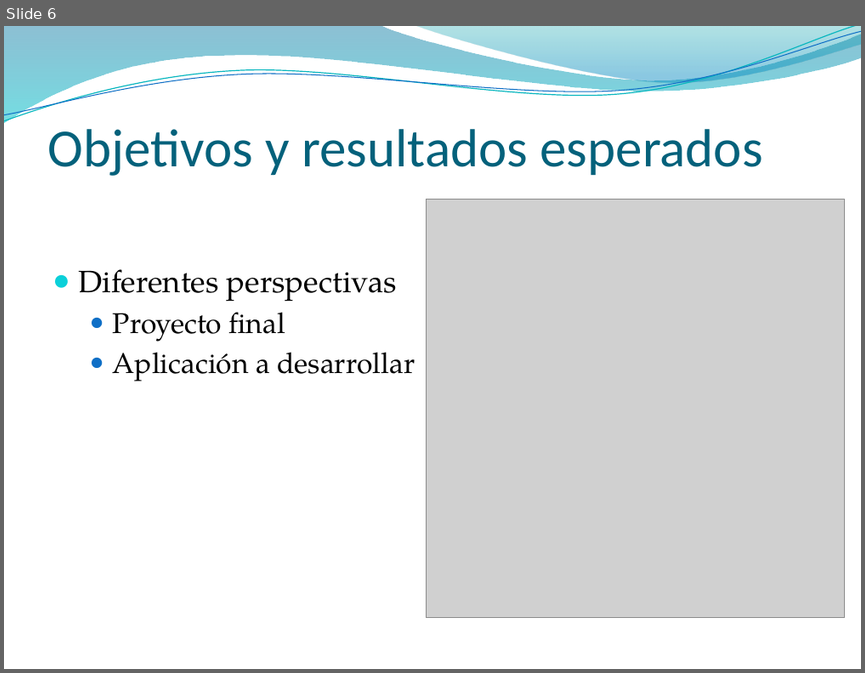
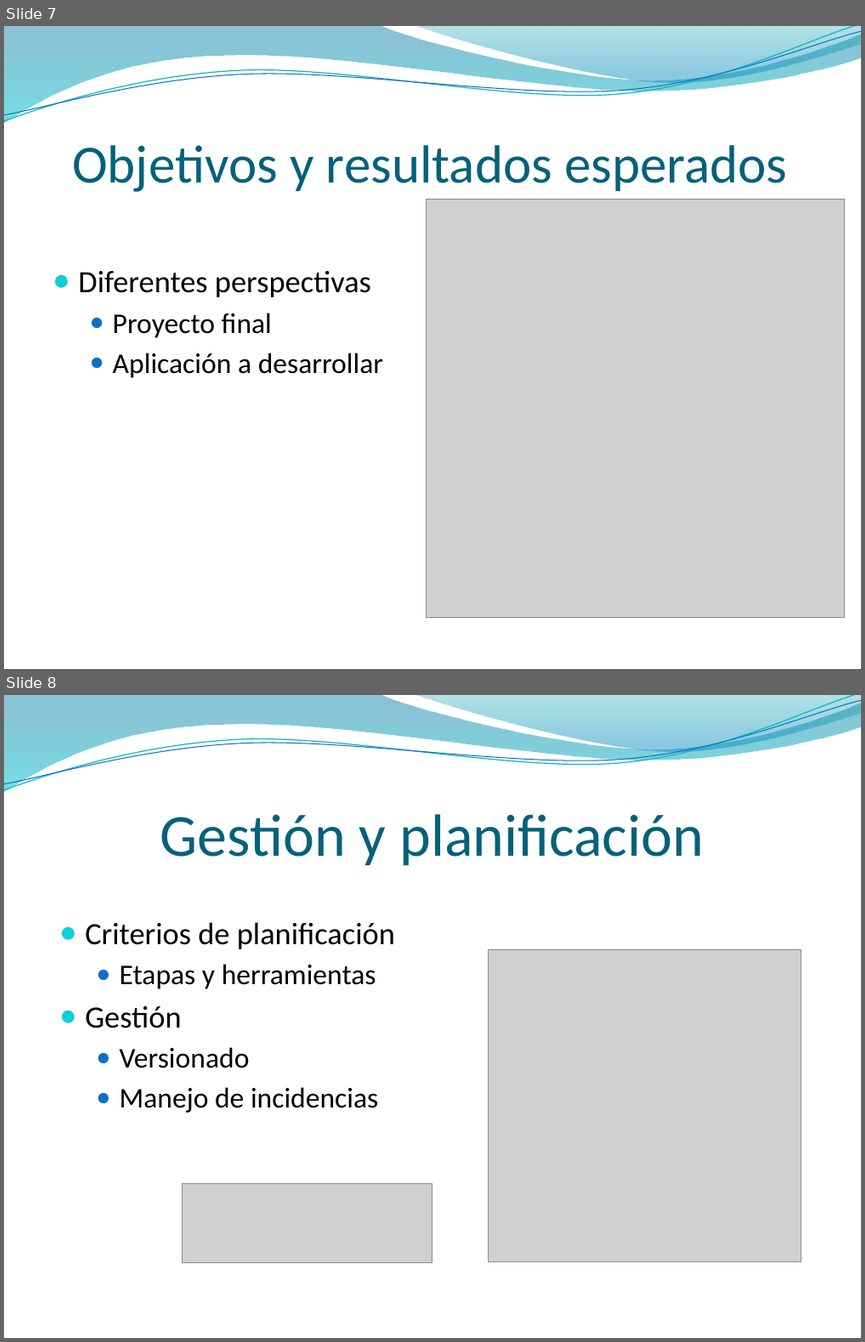
Before and after one commit to ORGTecnologo/7b6581PT, a slide deck: Documentacion/Entregas/Presentacion/Presentacion.pptx. Shown one above the other, each under a label of ours: slide 6 before the commit, slides 7 and 8 after it. The pictures are 865x673 and 865x1342 pixels, drawn with LibreOffice and Linux fonts; fonts in the diff are those of the drawing; grey boxes stand for pictures; background and template pictures are left out. Boxes give left, top, right and bottom in pixels: in the first picture for what was removed or moved away, otherwise in the second. Text is boxed around its words. In the diff, an @@ line names an element or a change of style, - is before the commit and + after.

```diff
--- a/Documentacion/Entregas/Presentacion/Presentacion.pptx
+++ b/Documentacion/Entregas/Presentacion/Presentacion.pptx
@@ slide 8 added at [4,695,861,1338], background picture (left out); not listed: 4 template elements that a slide beside it also shows @@
@@ title added at [160,814,704,866], 50 pt, text #04617B @@
+Gestión y planificación
@@ rectangle added at [11,876,854,1331], fill #FFFFFF, outline #FFFFFF 2 pt @@
@@ text added at [85,922,395,1112], 24 pt, text #000000 @@
+● Criterios de planificación
+  ● Etapas y herramientas
+● Gestión
+  ● Versionado
+  ● Manejo de incidencias
@@ picture added at [488,949,800,1262] @@
@@ picture added at [182,1184,432,1262] @@
@@ what was slide 6 is now slide 7 @@
@@ slide 7 changed as well @@
@@ title "Objetivos y resultados esperados": place and size @@
-title "Objetivos y resultados esperados" at [48,129,763,176]
+title "Objetivos y resultados esperados" at [72,145,787,192]
@@ title "Objetivos y resultados esperados" at [72,145,787,192]: alignment left to centre @@
@@ text "Diferentes perspectivas" at [78,271,383,378]: font TeX Gyre Pagella to Calibri @@
```
Also in this commit, not shown: 10 other slides changed, 4 other slides added, 17 slides removed, 3 other files.
